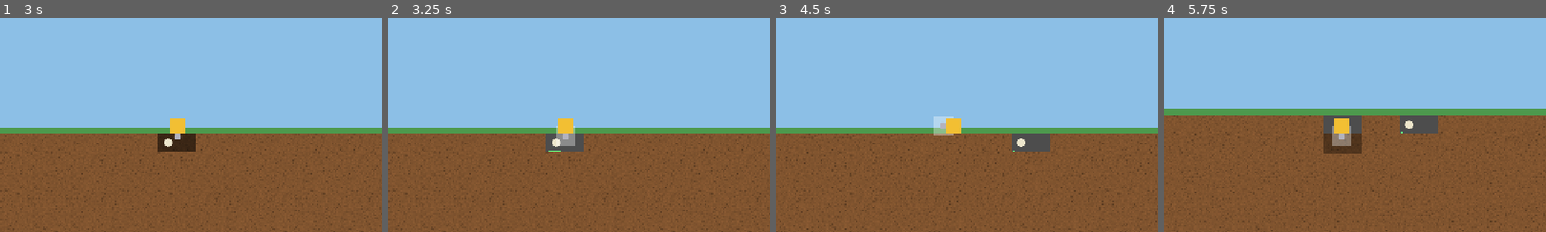
Above: before the commit, frames 1-4 (left to right).
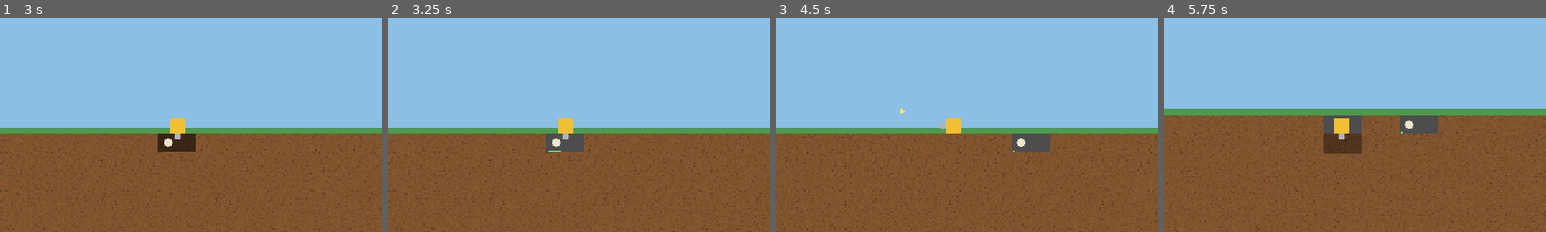
Above: after the commit, the same moments.

Repository: tygedavis/game-jam-2
Game: Godot game, scene res://scenes/surface.tscn
The game is run twice, just before and just after one commit, with the same random seed, the same clock (stepped at 60 frames per second) and the same inputs.
Inputs (mouse positions are % of the whole screen's width and height, from its top left):
- Up to frame 1 (3 s): tap Enter at 0.5 s; move the mouse to (72, 45) at 0.52 s; hold Right (ui_right) 0.53-1.25 s; tap 1 at 0.6 s; click (72, 45) at 0.67 s; tap Space at 0.77, 2, 2.75 s; drag from (30, 55) to (45, 70) at 1.27 s; move the mouse to (60, 28) at 2.02 s; hold Right (ui_right) 2.03-2.75 s; tap 3 at 2.1 s; click (60, 28) at 2.17 s; drag from (45, 70) to (20, 35) at 2.77 s
- Up to frame 2 (3.25 s): no input
- Up to frame 3 (4.5 s): move the mouse to (80, 65) at 3.52 s; hold Left (ui_left) 3.53-4.25 s; tap Keypad Enter at 3.6 s; click (80, 65) at 3.67 s; tap Space at 3.77 s; drag from (20, 35) to (35, 25) at 4.27 s
- Up to frame 4 (5.75 s): tap Space at 5 s; move the mouse to (55, 50) at 5.02 s; hold Down (ui_down) from 5.03 s (still down); tap 1 at 5.1 s; click (55, 50) at 5.17 s
The pictures show only the part of the screen within x 27-77%, y 25-75%; the shares and areas given below are measured in that part.

Frame 1 is identical in both runs. In frame 2, 0.3% of the frame differs, in the area x 44-49%, y 50-60%; in frame 3, 0.3%, in the area x 32-47%, y 42-55%; in frame 4, 0.3%.

Commit message:
Add mouse-aimed ranged attack on left click
Hold left click to fire projectiles toward the cursor. Projectiles hit the
first enemy and stop at solid dirt. attack_reach is now the projectile range.
Digging stays automatic and separate.

Co-Authored-By: Claude Sonnet 5.5 <noreply@anthropic.com>

Diff:
--- a/scripts/drill.gd
+++ b/scripts/drill.gd
@@ -10,10 +10,10 @@
 @export var attack_interval := 0.4
 ## Damage per attack.
 @export var attack_damage := 10.0
-## How far past the drill's edge the attack reaches, in pixels.
-@export var attack_reach := 20.0
-## Half-width of the attack, in pixels.
-@export var attack_area := 15.0
+## How far a projectile travels before it fades, in pixels.
+@export var attack_reach := 260.0
+## Projectile speed, in pixels per second.
+@export var projectile_speed := 600.0
 ## How close (px) the drill must be to dirt, in the steering direction, to dig it.
 @export var dig_contact := 4.0
 
@@ -34,7 +34,6 @@
 var facing := Vector2i.DOWN
 var _half := Vector2(12, 12)
 var _attack_timer := 0.0
-var _flash := 0.0
 
 ## The drill art (an AutoSprite child named Sprite). Artists swap its texture in the editor.
 ## The art should point DOWN; it is rotated to match the facing direction.
@@ -82,11 +81,10 @@
 
 	_dig(delta) # digs whatever the leading edge touches, even when standing still
 
-	_attack_timer -= delta
-	if _attack_timer <= 0.0:
+	_attack_timer = maxf(_attack_timer - delta, 0.0)
+	if _attack_timer <= 0.0 and Input.is_mouse_button_pressed(MOUSE_BUTTON_LEFT):
 		_attack_timer = attack_interval
 		_attack()
-	_flash = maxf(_flash - delta, 0.0)
 	_update_visuals()
 	queue_redraw()
 
@@ -131,14 +129,6 @@
 	return false
 
 
-## The attack area in local space: from the drill's center out past its edge by `attack_reach`.
-func attack_rect() -> Rect2:
-	var reach := _half.x + attack_reach
-	if facing.x != 0:
-		return Rect2(0.0 if facing.x > 0 else -reach, -attack_area, reach, attack_area * 2.0)
-	return Rect2(-attack_area, 0.0 if facing.y > 0 else -reach, attack_area * 2.0, reach)
-
-
 ## Dirt damage per second while digging (same output as the old attack timer).
 func dig_power() -> float:
 	return attack_damage / attack_interval
@@ -165,54 +155,14 @@
 			terrain.damage(Vector2i(cell_x, cell_y), damage_this_frame, true)
 
 
+## Fires one projectile from the drill's center toward the mouse cursor.
 func _attack() -> void:
-	_flash = 0.08
-	var attack_world_rect := attack_rect()
-	attack_world_rect.position += position
-	var first_cell := terrain.world_to_cell(attack_world_rect.position)
-	var last_cell := terrain.world_to_cell(attack_world_rect.end - Vector2(0.01, 0.01))
-	# Enemies can only be hit up to the nearest solid dirt, so the attack can't reach through the ground.
-	var reachable_rect := _clip_to_open(attack_world_rect, first_cell, last_cell)
-	for node in get_tree().get_nodes_in_group("enemies"):
-		var enemy := node as Enemy
-		if enemy and enemy.rect().intersects(reachable_rect):
-			enemy.take_damage(attack_damage)
-
-
-## Trims the world-space attack rect (covering cells `first_cell`..`last_cell`) so it stops at the
-## nearest solid cell in the facing direction.
-func _clip_to_open(attack_world_rect: Rect2, first_cell: Vector2i, last_cell: Vector2i) -> Rect2:
-	var tile_size := float(Terrain.TILE)
-	var nearest_distance := INF
-	for cell_y in range(first_cell.y, last_cell.y + 1):
-		for cell_x in range(first_cell.x, last_cell.x + 1):
-			if not terrain.is_solid(Vector2i(cell_x, cell_y)):
-				continue
-			var distance: float
-			if facing.x > 0:
-				distance = cell_x * tile_size - attack_world_rect.position.x
-			elif facing.x < 0:
-				distance = attack_world_rect.end.x - (cell_x + 1) * tile_size
-			elif facing.y > 0:
-				distance = cell_y * tile_size - attack_world_rect.position.y
-			else:
-				distance = attack_world_rect.end.y - (cell_y + 1) * tile_size
-			nearest_distance = minf(nearest_distance, distance)
-	if nearest_distance == INF:
-		return attack_world_rect
-	nearest_distance = maxf(nearest_distance, 0.0)
-	var clipped := attack_world_rect
-	if facing.x > 0:
-		clipped.size.x = nearest_distance
-	elif facing.x < 0:
-		clipped.position.x = attack_world_rect.end.x - nearest_distance
-		clipped.size.x = nearest_distance
-	elif facing.y > 0:
-		clipped.size.y = nearest_distance
-	else:
-		clipped.position.y = attack_world_rect.end.y - nearest_distance
-		clipped.size.y = nearest_distance
-	return clipped
+	var direction := get_global_mouse_position() - global_position
+	if direction.is_zero_approx():
+		direction = Vector2(facing)
+	var shot := Projectile.new()
+	shot.setup(terrain, position, direction, projectile_speed, attack_damage, attack_reach)
+	get_parent().add_child(shot)
 
 
 func _update_visuals() -> void:
@@ -220,9 +170,3 @@
 	_sprite.rotation = Vector2.DOWN.angle_to(Vector2(facing))
 	var blink := _invuln > 0.0 and int(_invuln * 20.0) % 2 == 0
 	_sprite.modulate.a = 0.5 if blink else 1.0
-
-
-func _draw() -> void:
-	# The drill's look is the Sprite child; only the attack flash is drawn here.
-	if _flash > 0.0:
-		draw_rect(attack_rect(), Color(1, 1, 1, 0.35))
--- /dev/null
+++ b/scripts/projectile.gd
@@ -0,0 +1,49 @@
+class_name Projectile
+extends Node2D
+## A shot fired by the drill. Flies in a straight line, damages the first enemy it touches, and
+## stops at solid dirt or after travelling `max_distance`. Call setup() before adding to the tree.
+
+const RADIUS := 4.0
+
+var terrain: Terrain
+var velocity := Vector2.ZERO
+var damage := 0.0
+var max_distance := 0.0
+var _travelled := 0.0
+
+
+func setup(ground: Terrain, from: Vector2, direction: Vector2, shot_speed: float, shot_damage: float, shot_range: float) -> void:
+	terrain = ground
+	position = from
+	velocity = direction.normalized() * shot_speed
+	damage = shot_damage
+	max_distance = shot_range
+
+
+func _physics_process(delta: float) -> void:
+	# Sub-step so fast shots can't skip over thin enemies or single dirt tiles.
+	var total := velocity.length() * delta
+	var steps := maxi(ceili(total / (RADIUS * 2.0)), 1)
+	var step := velocity * delta / float(steps)
+	for i in steps:
+		position += step
+		_travelled += step.length()
+		if _hit_something() or _travelled >= max_distance:
+			queue_free()
+			return
+
+
+func _hit_something() -> bool:
+	if terrain.is_solid(terrain.world_to_cell(position)):
+		return true
+	var hit_box := Rect2(position - Vector2(RADIUS, RADIUS), Vector2(RADIUS, RADIUS) * 2.0)
+	for node in get_tree().get_nodes_in_group("enemies"):
+		var enemy := node as Enemy
+		if enemy and enemy.rect().intersects(hit_box):
+			enemy.take_damage(damage)
+			return true
+	return false
+
+
+func _draw() -> void:
+	draw_circle(Vector2.ZERO, RADIUS, Color(1.0, 0.9, 0.4))
Not shown, added: scripts/projectile.gd.uid
Not shown, changed: docs/game-design.md
Not shown, changed: docs/prototype-plan.md
